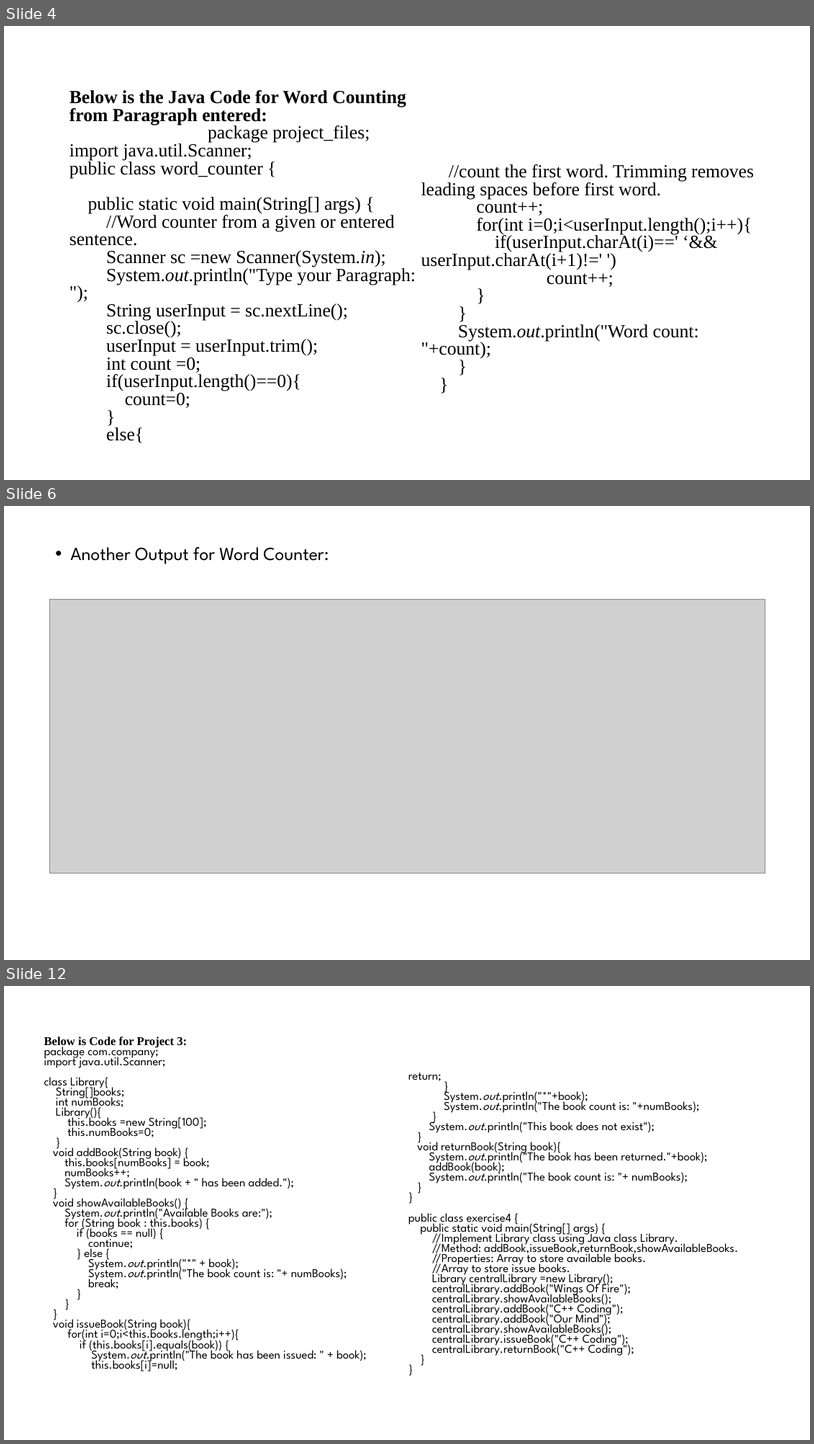
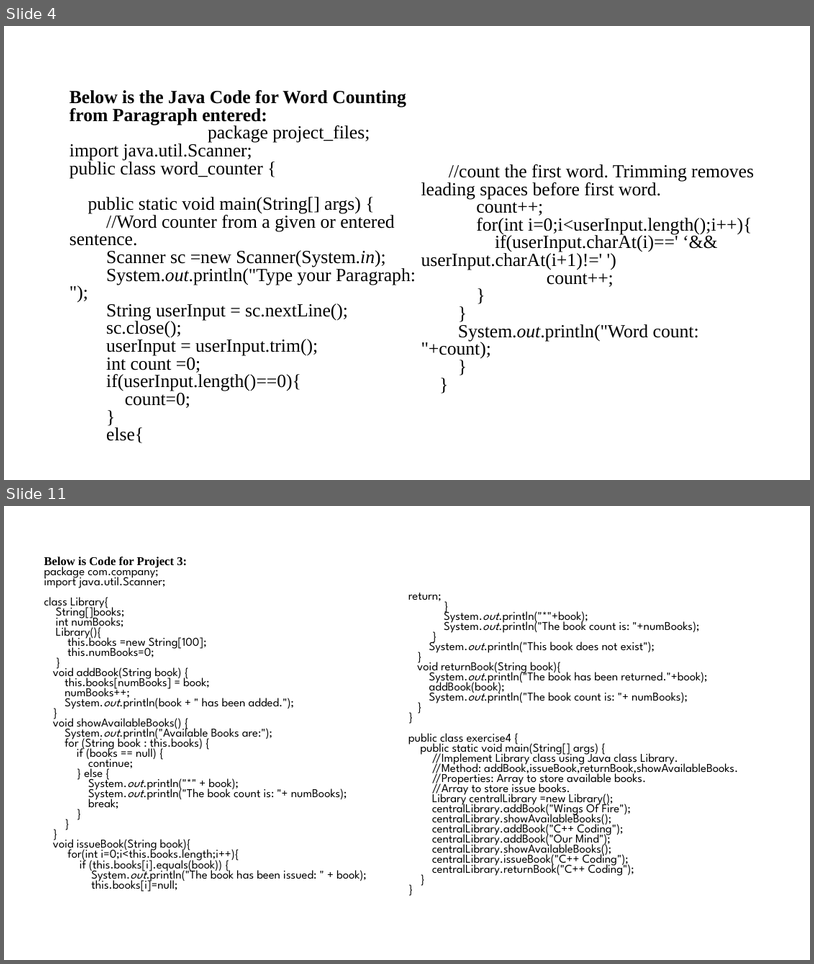
Before and after one commit to MPraneet/Java-files, a slide deck: Java Projects.pptx. Shown one above the other, each under a label of ours: slides 4, 6 and 12 before the commit, slides 4 and 11 after it; the slides between them are not shown. The pictures are 814x1444 and 814x964 pixels, drawn with LibreOffice and Linux fonts; fonts in the diff are those of the drawing; grey boxes stand for pictures; background and template pictures are left out. Boxes give left, top, right and bottom in pixels: in the first picture for what was removed or moved away, otherwise in the second. Text is boxed around its words. In the diff, an @@ line names an element or a change of style, - is before the commit and + after.

```diff
--- a/Java Projects.pptx
+++ b/Java Projects.pptx
@@ slide 6 removed at [4,506,810,960], background #FFFFFF @@
@@ text removed at [70,547,329,564] @@
-• Another Output for Word Counter:
@@ picture removed at [49,599,765,872] @@
@@ what was slide 12 is now slide 11 @@
```
Also in this commit, not shown: 9 slides changed, 2 other files.
